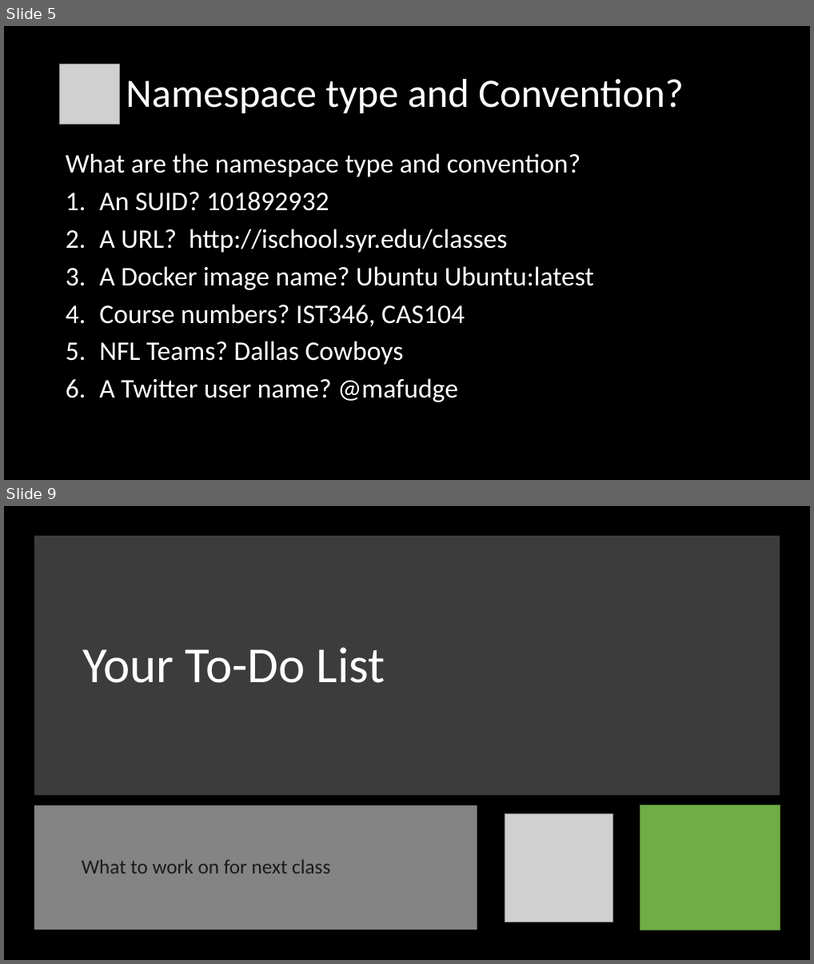
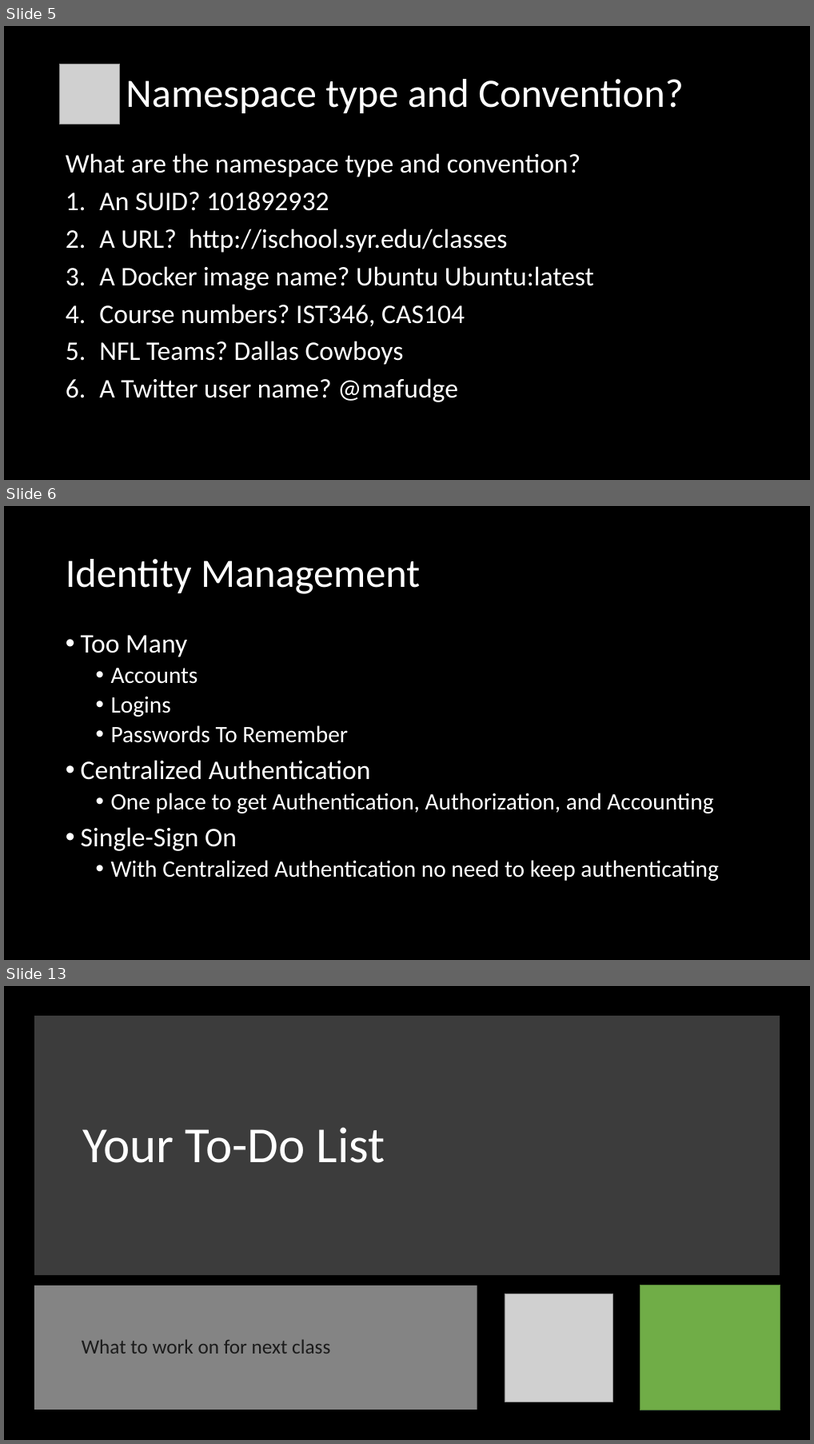
Before and after one commit to orstewar/ist346-content, a slide deck: content/12-namspaces-identity-management.pptx. Shown one above the other, each under a label of ours: slides 5 and 9 before the commit, slides 5, 6 and 13 after it; the slides between them are not shown. The pictures are 814x964 and 814x1444 pixels, drawn with LibreOffice and Linux fonts; fonts in the diff are those of the drawing; grey boxes stand for pictures. Boxes give left, top, right and bottom in pixels: in the first picture for what was removed or moved away, otherwise in the second. Text is boxed around its words. In the diff, an @@ line names an element or a change of style, - is before the commit and + after.

```diff
--- a/content/12-namspaces-identity-management.pptx
+++ b/content/12-namspaces-identity-management.pptx
@@ slide 6 added at box(4, 506, 810, 960), background #000000 @@
@@ title added at box(66, 559, 420, 594), 48 pt, text #FFFFFF @@
+Identity Management
@@ text added at box(81, 635, 718, 880), 28 pt, text #FFFFFF @@
+• Too Many
+  • Accounts
+  • Logins
+  • Passwords To Remember
+• Centralized Authentication
+  • One place to get Authentication, Authorization, and Accounting
+• Single-Sign On
+  • With Centralized Authentication no need to keep authenticating
@@ what was slide 9 is now slide 13 @@
```
Also in this commit, not shown: 3 slides changed, 3 other slides added, 2 other files.
